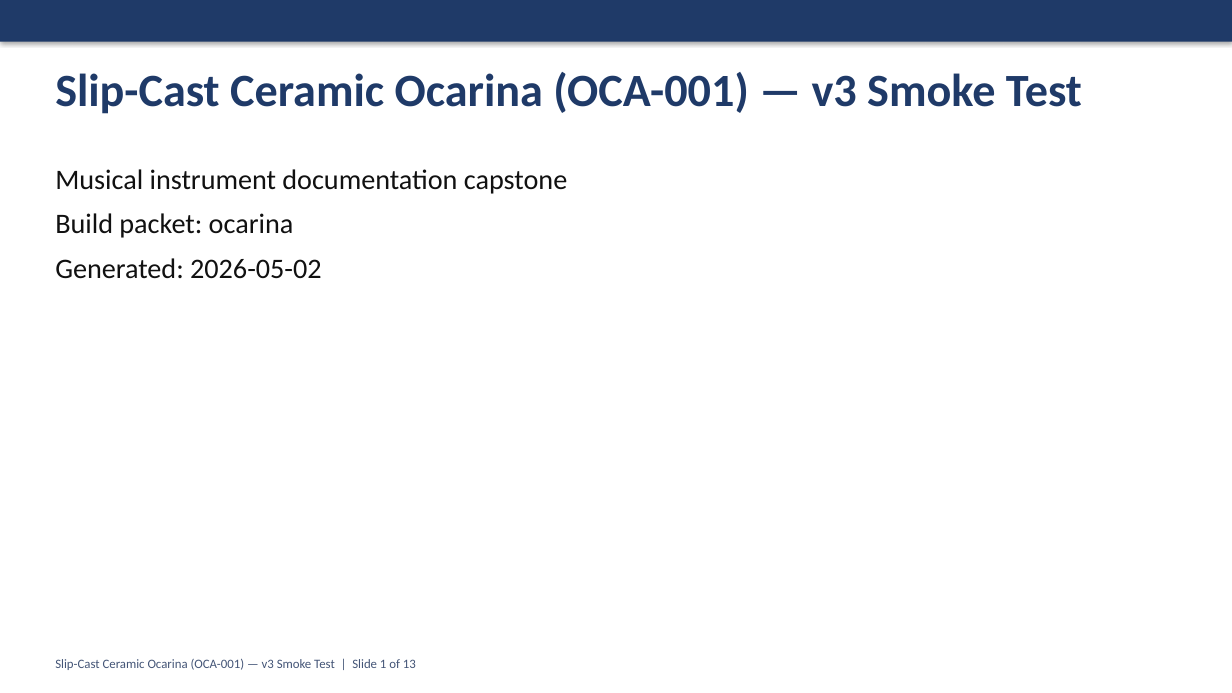
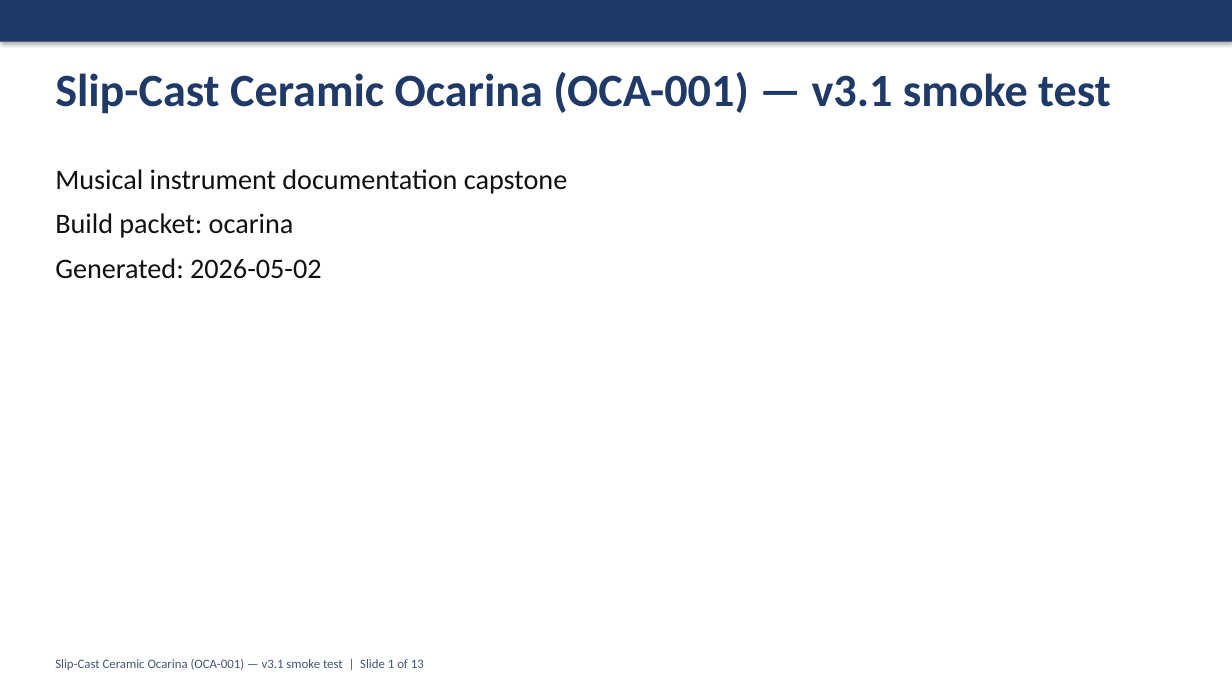
Before and after one commit to tonykoop/ocarina, a slide deck: slide 1 of capstone-deck.pptx. Drawn at 1232x693 pixels with LibreOffice and Linux fonts; fonts in the diff are those of the drawing. Boxes give left, top, right and bottom in pixels: in the first picture for what was removed or moved away, otherwise in the second. Text is boxed around its words. In the diff, an @@ line names an element or a change of style, - is before the commit and + after.

```diff
--- a/capstone-deck.pptx
+++ b/capstone-deck.pptx
@@ text at <box>55,72,1111,114</box>: text changed @@
-Slip-Cast Ceramic Ocarina (OCA-001) — v3 Smoke Test
+Slip-Cast Ceramic Ocarina (OCA-001) — v3.1 smoke test
@@ text at <box>55,659,424,670</box>: text changed @@
-Slip-Cast Ceramic Ocarina (OCA-001) — v3 Smoke Test | Slide 1 of 13
+Slip-Cast Ceramic Ocarina (OCA-001) — v3.1 smoke test | Slide 1 of 13
```
Also in this commit, not shown: 12 other slides changed, 5 other files.
